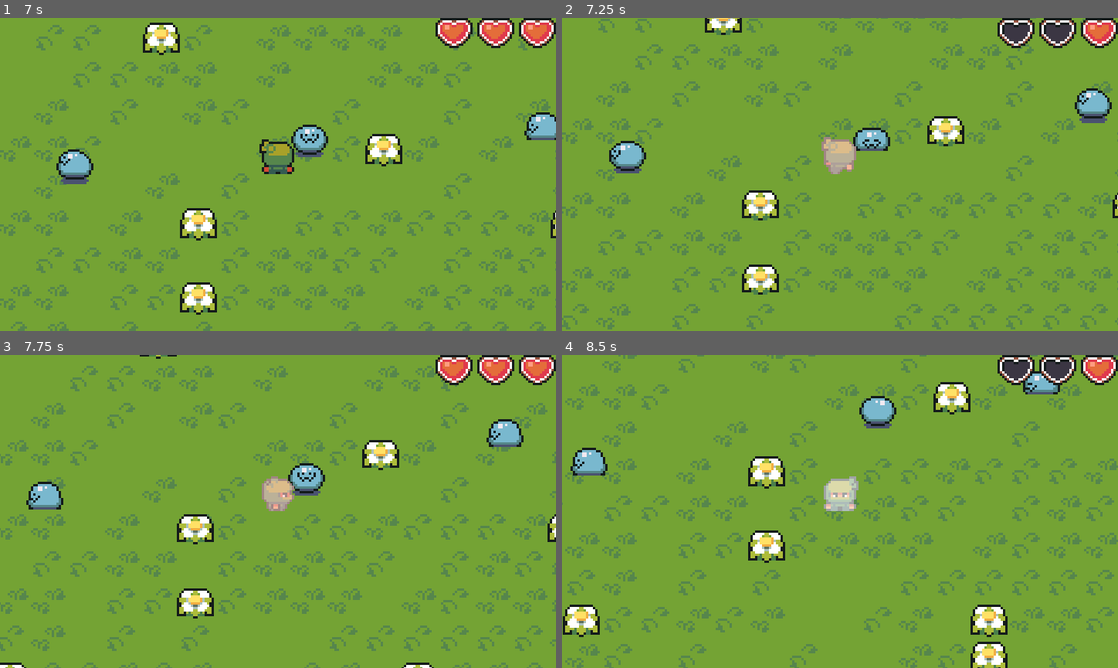
Above: before the commit, frames 1-4 (two rows, left to right).
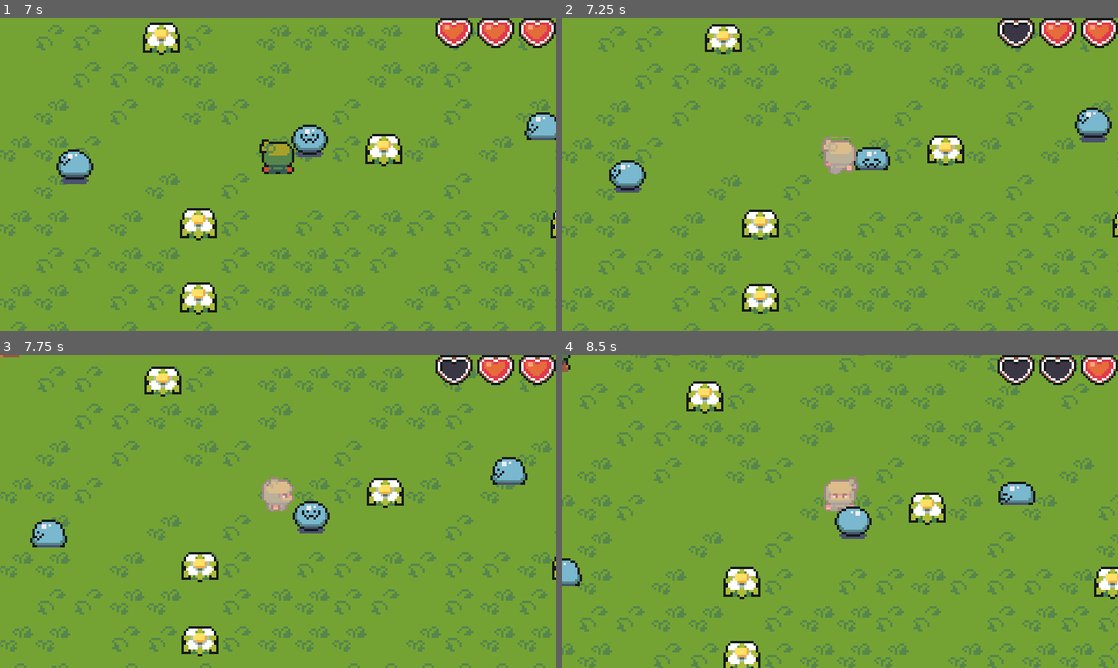
Above: after the commit, the same moments.

Repository: dysonswarm/GodotActionRpg
Game: Godot game, scene res://Scenes/world.tscn
Same seed, same stepped clock (60 frames per second), same inputs: the game is played once before the commit and once after it.
Inputs:
- Up to frame 1 (7 s): hold Right (ui_right) 0.53-1.28 s; hold Down (ui_down) 1.28-2.03 s; hold Right (ui_right) 2.03-2.78 s; hold Up (ui_up) 2.78-3.53 s; hold Left (ui_left) 3.53-5.03 s; hold Down (ui_down) 5.03-5.78 s; hold Right (ui_right) 5.78-6.53 s; hold Up (ui_up) from 6.53 s (still down)
- Up to frame 2 (7.25 s): keep holding Up (ui_up)
- Up to frame 3 (7.75 s): release Up (ui_up) at 7.28 s; hold Right (ui_right) from 7.28 s (still down)
- Up to frame 4 (8.5 s): release Right (ui_right) at 8.03 s; hold Down (ui_down) from 8.03 s (still down)

Frame 1 is identical in both runs. In frame 2, 20% of the frame differs, in the area x 0-100%, y 0-100%; in frame 3, 19%; in frame 4, 23%.

Commit message:
Tutortial #17 complete

Diff:
--- a/Player/player.gd
+++ b/Player/player.gd
@@ -5,11 +5,14 @@
 @export var speed: int = 35
 @export var maxHealth: int = 3
 @export var knockbackPower = 500
+
 @onready var animations = $AnimationPlayer
 @onready var effects = $Effects
 @onready var hurtTimer = $hurtTimer
+@onready var currentHealth: int = maxHealth
 
-@onready var currentHealth: int = maxHealth
+var isHurt = false
+var enemyCollisions = []
 
 func _ready():
 	effects.play("RESET")
@@ -33,22 +36,35 @@
 	handle_input()
 	move_and_slide()
 	update_animation()
+	if !isHurt:
+		for enemyArea in enemyCollisions:
+			hurtByEnemy(enemyArea)
+
+
+func hurtByEnemy(area):
+	currentHealth -= 1
+	if currentHealth < 0:
+		currentHealth = maxHealth
+
+	healthChanged.emit(currentHealth)
+	isHurt = true
+	knockback(area.get_parent().velocity)
+	effects.play("hurtBlink")
+	hurtTimer.start()
+	await hurtTimer.timeout
+	effects.play("RESET")
+	isHurt = false
 
 
 func _on_hurt_box_area_entered(area):
 	if area.name == "hitBox":
-		currentHealth -= 1
-		if currentHealth < 0:
-			currentHealth = maxHealth
-
-		healthChanged.emit(currentHealth)
-		knockback(area.get_parent().velocity)
-		effects.play("hurtBlink")
-		hurtTimer.start()
-		await hurtTimer.timeout
-		effects.play("RESET")
+		enemyCollisions.append(area)
 
 func knockback(enemyVelocity: Vector2):
 	var knockbackDirection = (enemyVelocity-velocity).normalized() * knockbackPower
 	velocity = knockbackDirection
 	move_and_slide()
+
+
+func _on_hurt_box_area_exited(area):
+	enemyCollisions.erase(area)
--- a/Player/player.tscn
+++ b/Player/player.tscn
@@ -189,3 +189,4 @@
 one_shot = true
 
 [connection signal="area_entered" from="hurtBox" to="." method="_on_hurt_box_area_entered"]
+[connection signal="area_exited" from="hurtBox" to="." method="_on_hurt_box_area_exited"]
Not shown, changed: Export/index.html
Not shown, changed: Export/index.pck
Not shown, changed: Export/index.service.worker.js
